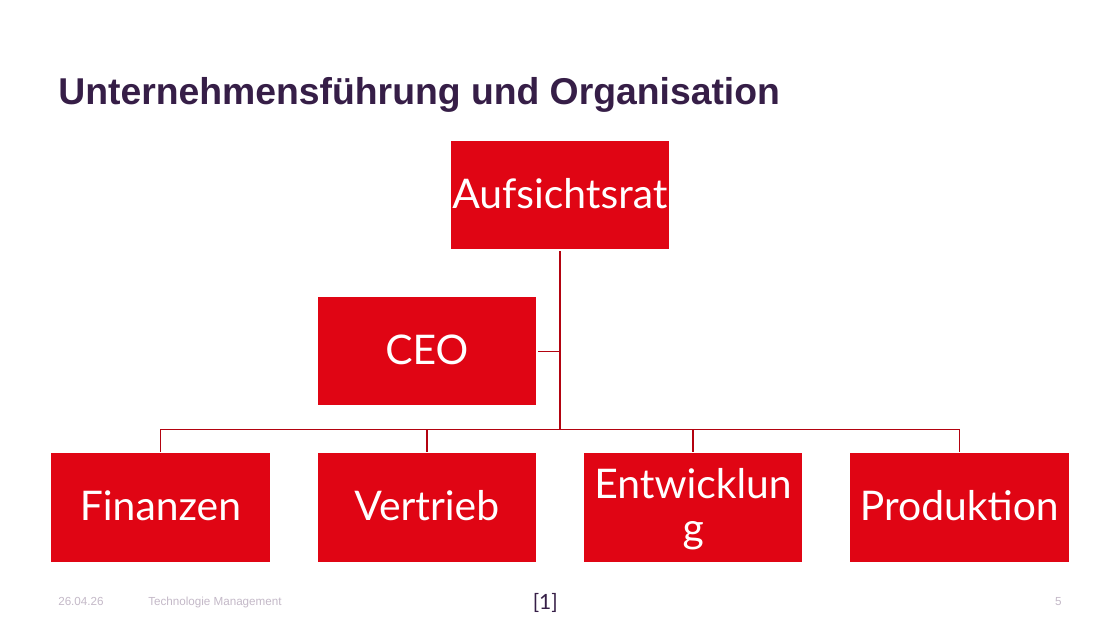
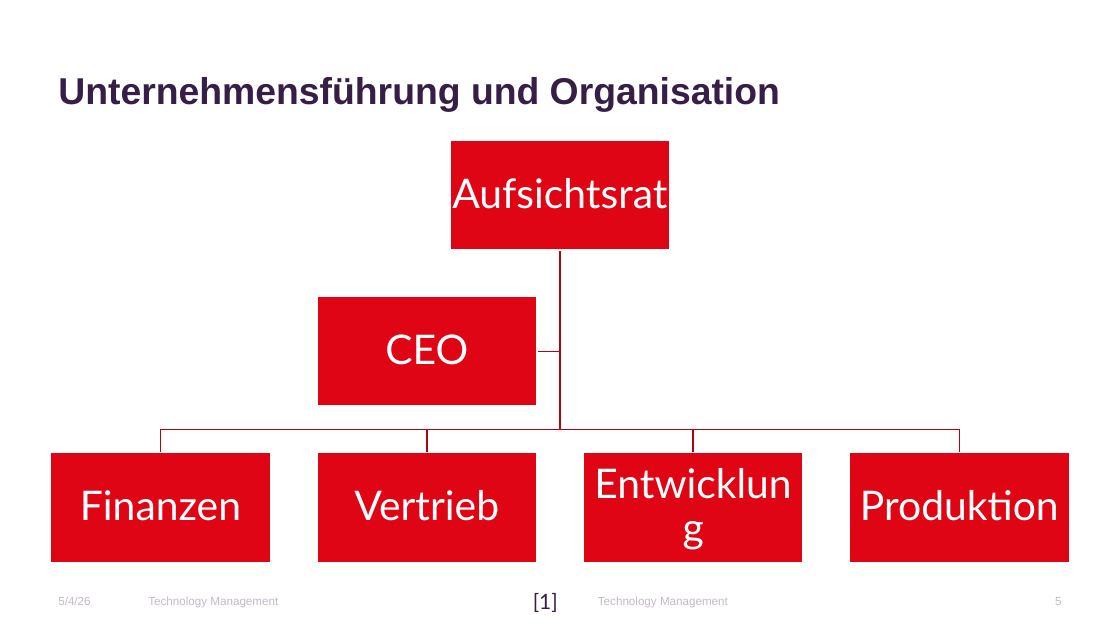
Before and after one commit to Erickk0/Master, a slide deck: slide 5 of 1. Semester/Technology Management/Praktikum/PorscheTechManagement1.pptx. Drawn at 1120x630 pixels with LibreOffice and Linux fonts; fonts in the diff are those of the drawing; background and template pictures are left out. Boxes give left, top, right and bottom in pixels: in the first picture for what was removed or moved away, otherwise in the second. Text is boxed around its words. In the diff, an @@ line names an element or a change of style, - is before the commit and + after.

```diff
--- a/1. Semester/Technology Management/Praktikum/PorscheTechManagement1.pptx
+++ b/1. Semester/Technology Management/Praktikum/PorscheTechManagement1.pptx
@@ text at (x1=58, y1=597, x2=90, y2=605): text changed @@
-26.04.26
+5/4/26
@@ text at (x1=148, y1=597, x2=278, y2=607): text changed @@
-Technologie Management
+Technology Management
@@ text added at (x1=598, y1=597, x2=728, y2=607), 10 pt, text #C4B9C8 @@
+Technology Management
```
Also in this commit, not shown: 5 other slides changed, 5 slides added, 3 other files.
